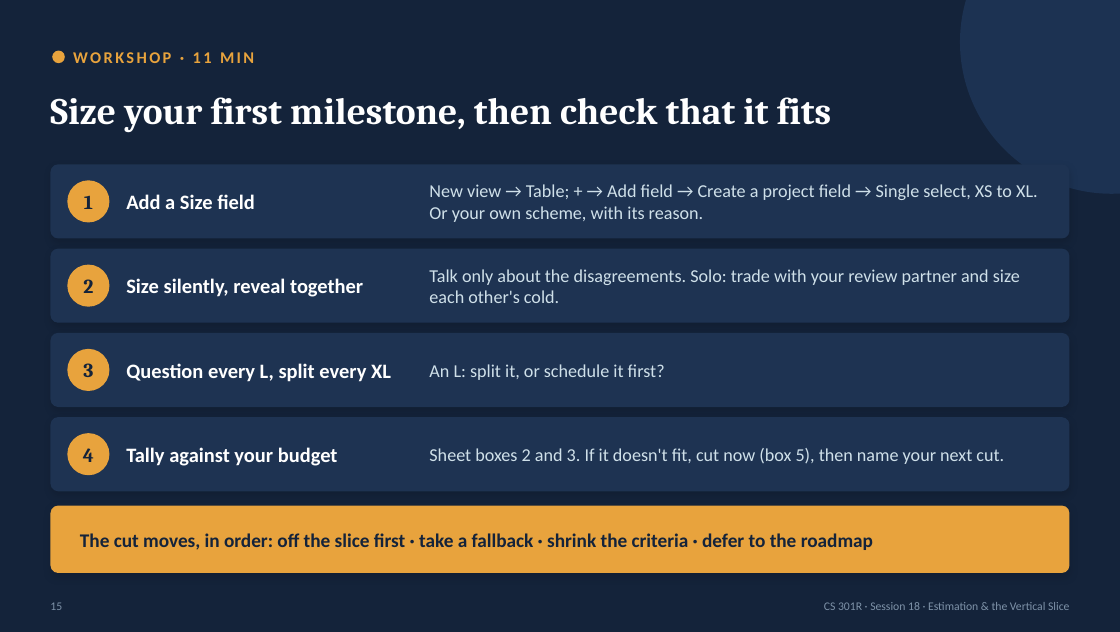
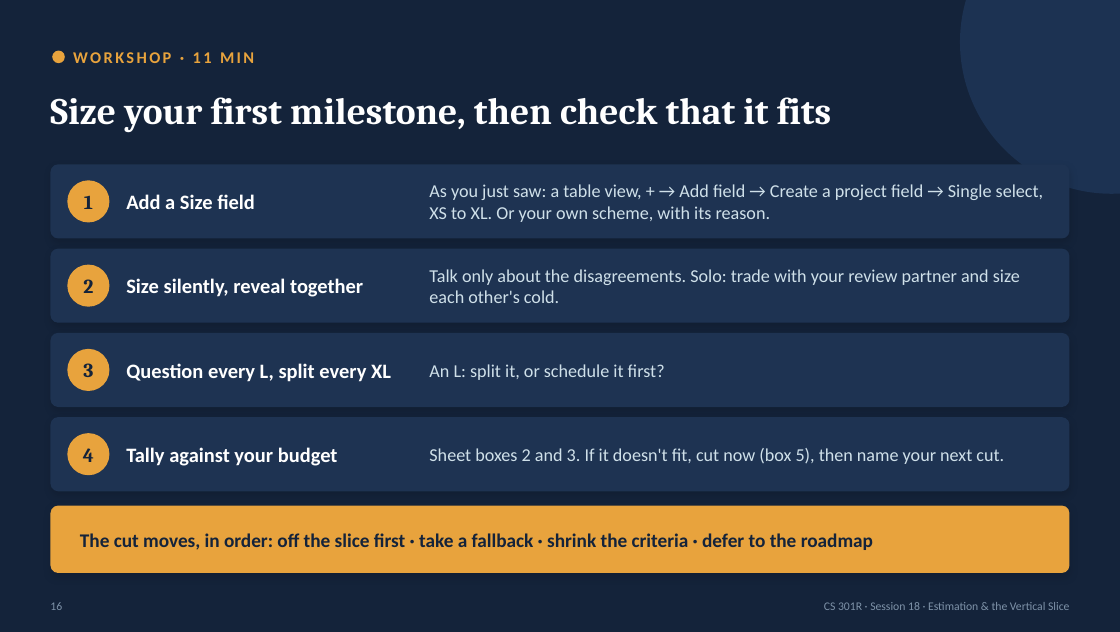
Before and after one commit to BYU-CS-Course-Ops/CS380, a slide deck: slide 16 of canvas_material/lectures/powerpoint/Session18-SizeFitOrder.pptx (slide 15 before the commit). Drawn at 1120x632 pixels with LibreOffice and Linux fonts; fonts in the diff are those of the drawing. Boxes give left, top, right and bottom in pixels: in the first picture for what was removed or moved away, otherwise in the second. Text is boxed around its words. In the diff, an @@ line names an element or a change of style, - is before the commit and + after.

```diff
--- a/canvas_material/lectures/powerpoint/Session18-SizeFitOrder.pptx
+++ b/canvas_material/lectures/powerpoint/Session18-SizeFitOrder.pptx
@@ text at box(429, 184, 1043, 222): text changed @@
-New view → Table; + → Add field → Create a project field → Single select, XS to XL. Or your own scheme, with its reason.
+As you just saw: a table view, + → Add field → Create a project field → Single select, XS to XL. Or your own scheme, with its reason.
```
Also in this commit, not shown: 9 other slides changed, 1 slide added, 3 other files.
